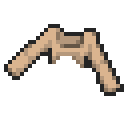
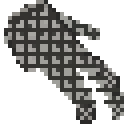
Layered file, before and after one edit (128px x 128px). Changes by layer:
hid group "Bolero" (1st of 2) (3 layers) over box(4, 24, 124, 96)
added group "Full_Fishnet" with 2 layers above "Catsuit" over box(4, 0, 124, 124)
added layer "图层 2" in group "Full_Fishnet" over box(4, 0, 124, 124)
added layer "图层 1" (66%) in group "Full_Fishnet" over box(4, 0, 124, 120)
